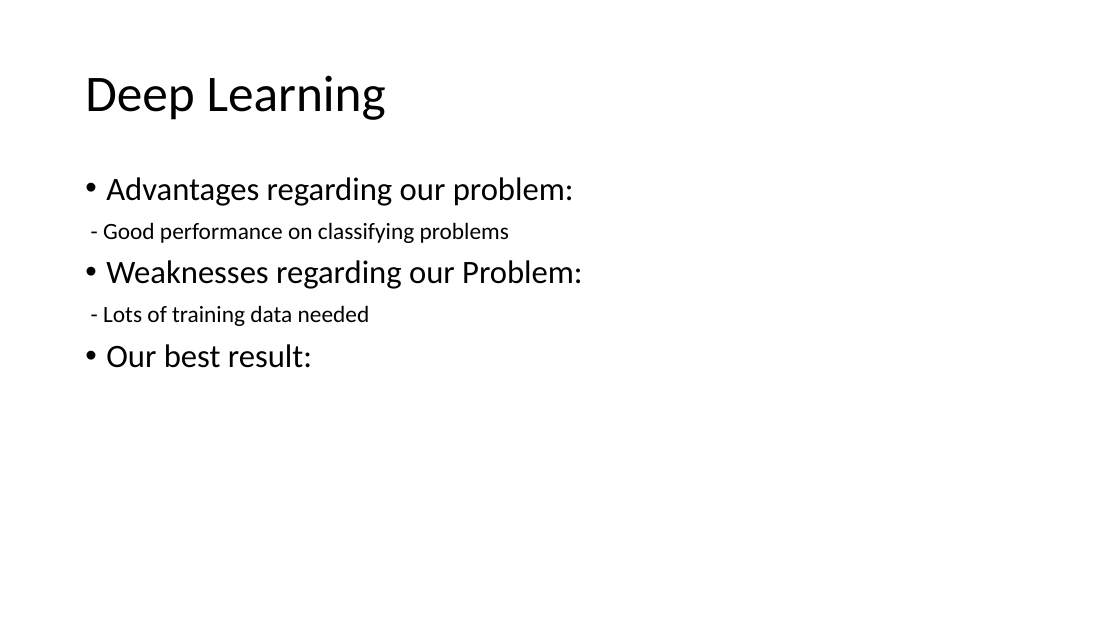
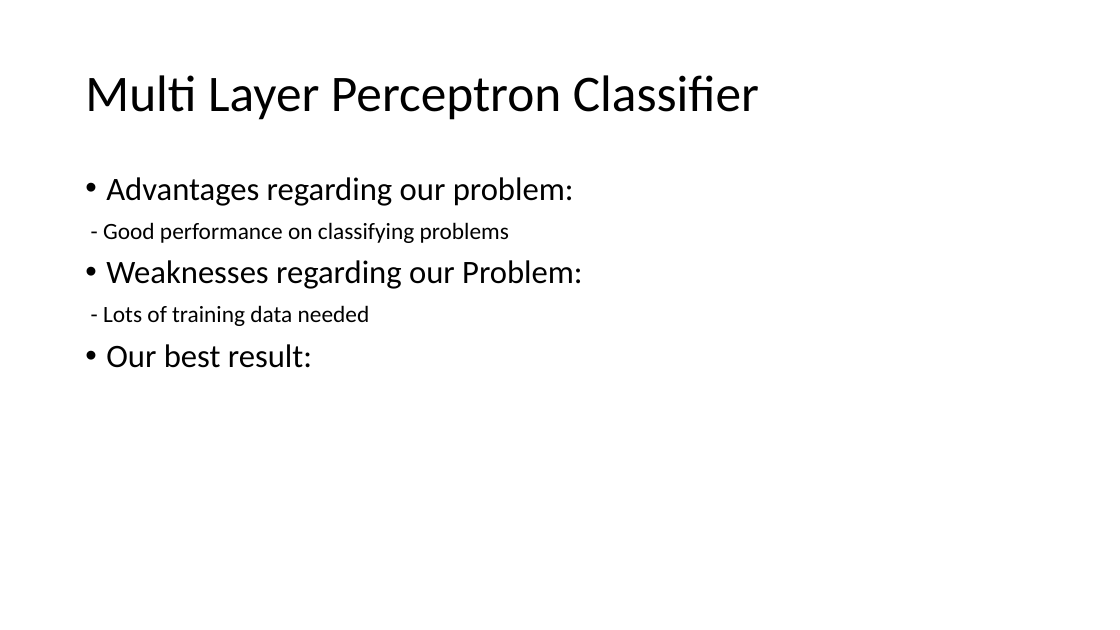
Before and after one commit to suong4554/Machine-Learning-Poly-U, a slide deck: slide 7 of Presentation.pptx (slide 6 before the commit). Drawn at 1120x630 pixels with LibreOffice and Linux fonts; fonts in the diff are those of the drawing. Boxes give left, top, right and bottom in pixels: in the first picture for what was removed or moved away, otherwise in the second. Text is boxed around its words. In the diff, an @@ line names an element or a change of style, - is before the commit and + after.

```diff
--- a/Presentation.pptx
+++ b/Presentation.pptx
@@ title at [85, 75, 759, 120]: text changed @@
-Deep Learning
+Multi Layer Perceptron Classifier
```
Also in this commit, not shown: 3 other slides changed, 1 slide added, 3 slides removed, 5 other files.
